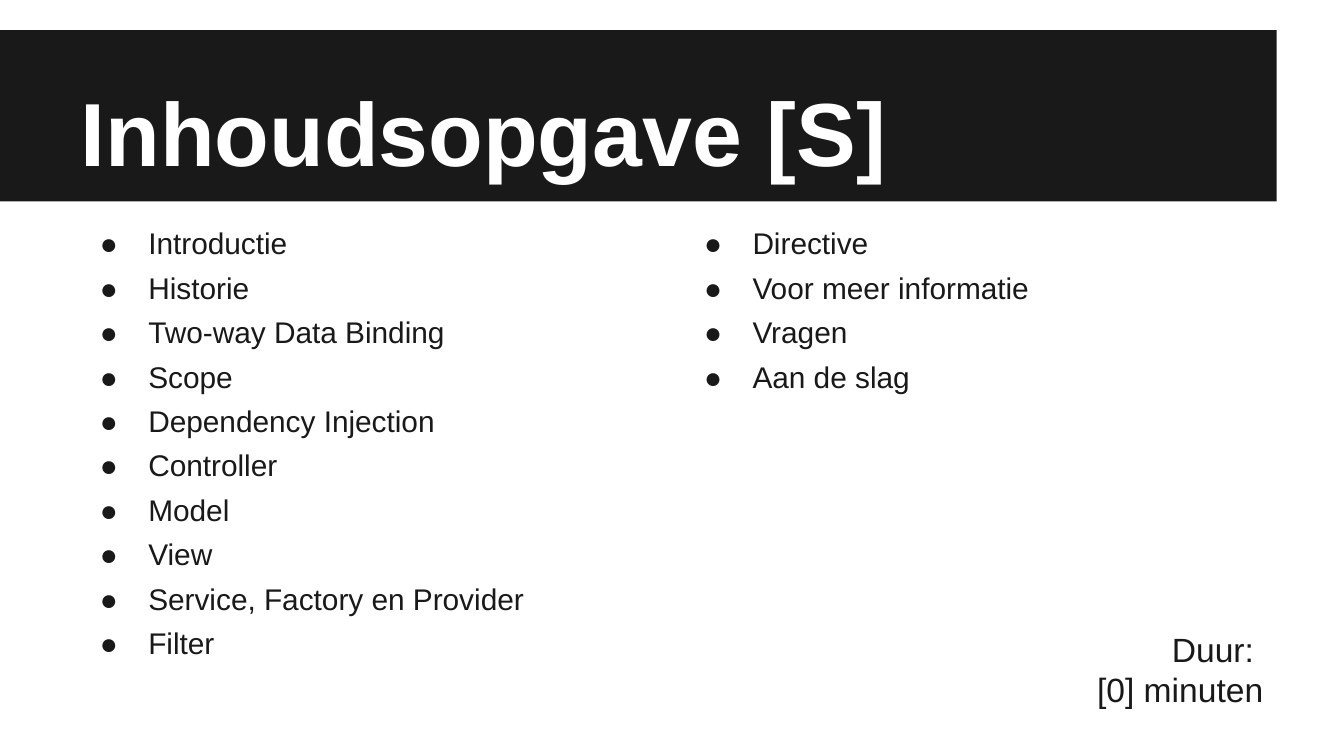
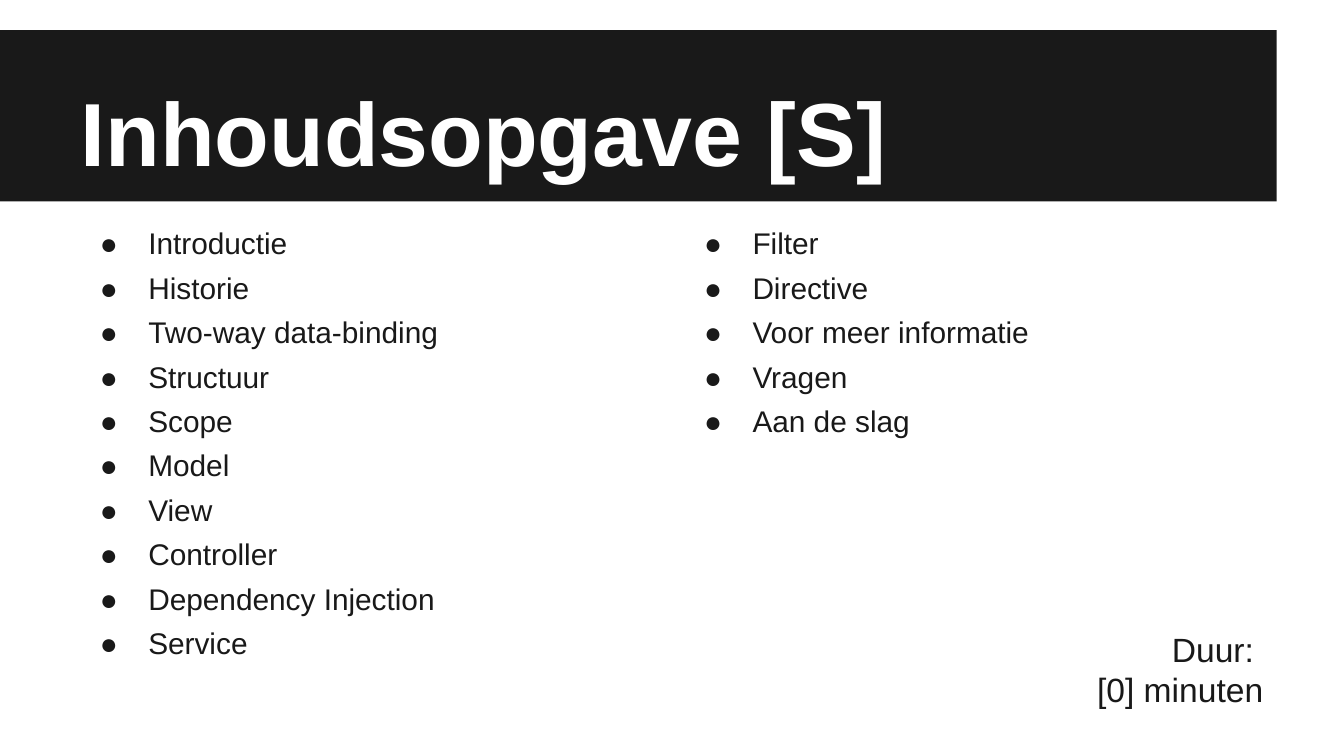
Before and after one commit to Sintelbom/kes-angular, a slide deck: slide 2 of src/main/webapp/KES AngularJS - 19112014.pptx. Drawn at 1344x756 pixels with LibreOffice and Linux fonts; fonts in the diff are those of the drawing. Boxes give left, top, right and bottom in pixels: in the first picture for what was removed or moved away, otherwise in the second. Text is boxed around its words. In the diff, an @@ line names an element or a change of style, - is before the commit and + after.

```diff
--- a/src/main/webapp/KES AngularJS - 19112014.pptx
+++ b/src/main/webapp/KES AngularJS - 19112014.pptx
@@ table at (x1=67, y1=215, x2=1277, y2=723) @@
-row 1, column 1: Introductie / Historie / Two-way Data Binding / Scope / Dependency Injection / Controller / Model / View / Service, Factory en Provider / Filter
+row 1, column 1: Introductie / Historie / Two-way data-binding / Structuur / Scope / Model / View / Controller / Dependency Injection / Service
-row 1, column 2: Directive / Voor meer informatie / Vragen / Aan de slag
+row 1, column 2: Filter / Directive / Voor meer informatie / Vragen / Aan de slag
```
Also in this commit, not shown: 9 other slides changed, 3 slides added, 3 slides removed.
